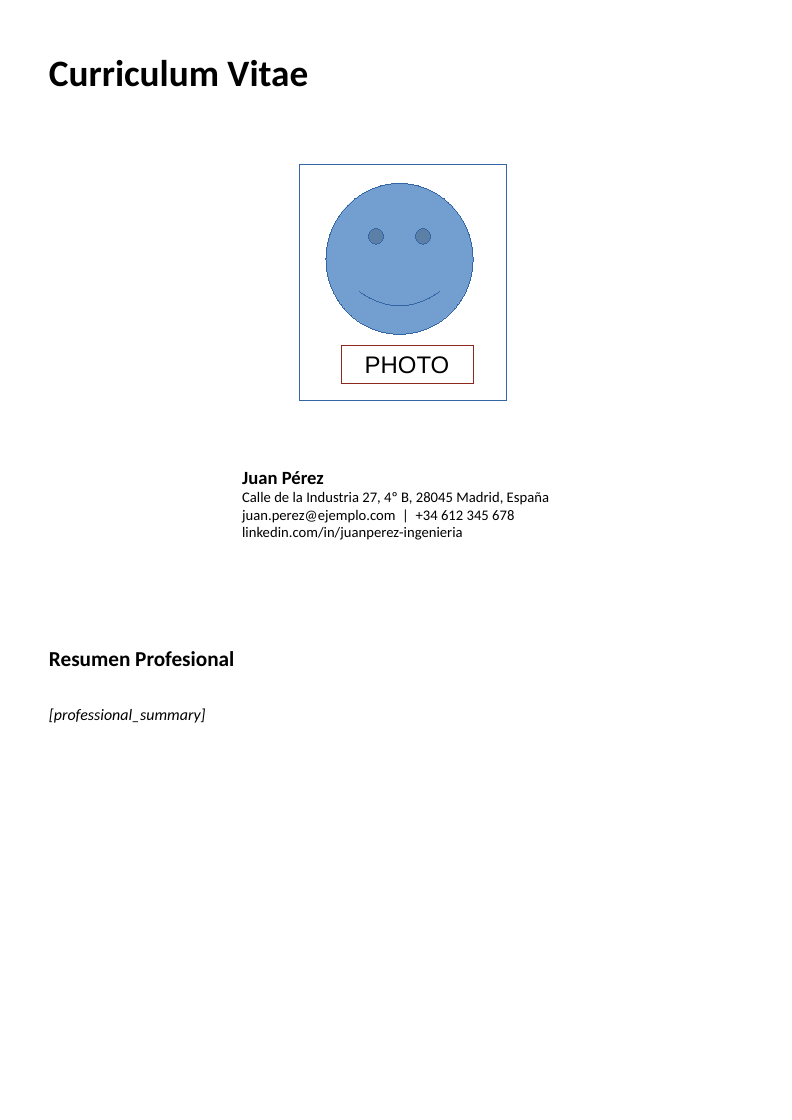
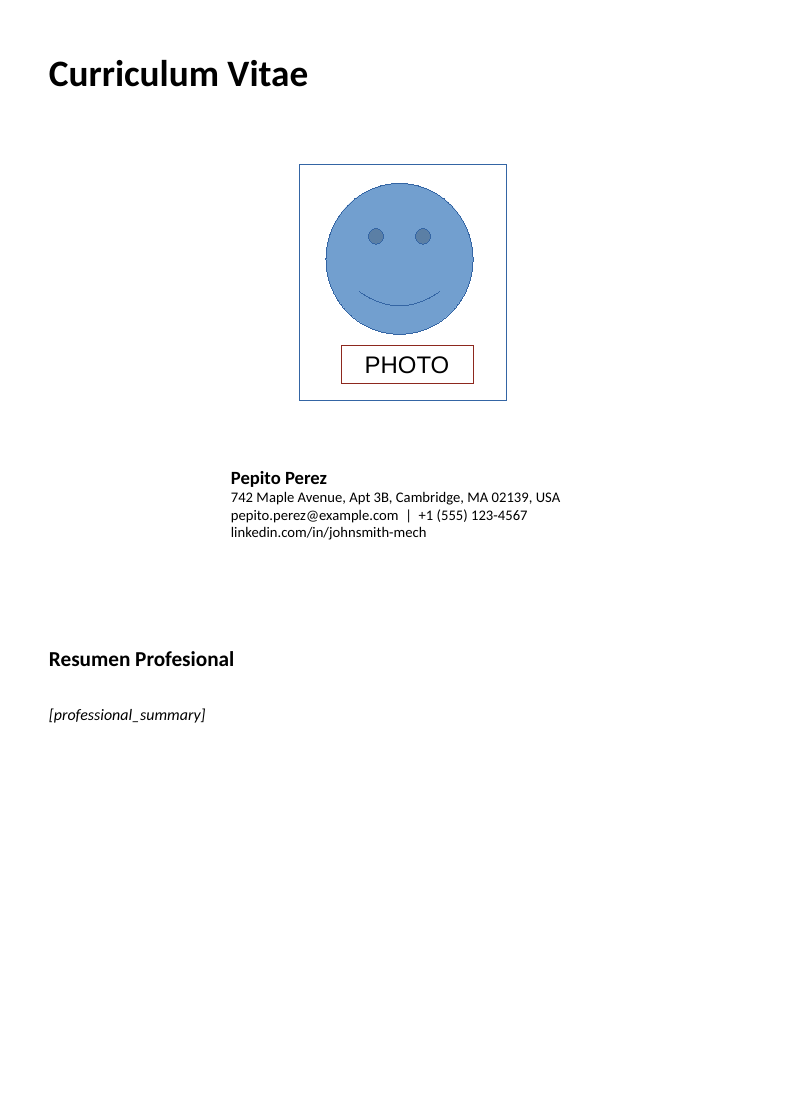
Before and after one commit to juanaponterojas01/Bonfire, a slide deck: slide 1 of examples/templates/es/cv_template.pptx. Drawn at 792x1120 pixels with LibreOffice and Linux fonts; fonts in the diff are those of the drawing. Boxes give left, top, right and bottom in pixels: in the first picture for what was removed or moved away, otherwise in the second. Text is boxed around its words. In the diff, an @@ line names an element or a change of style, - is before the commit and + after.

Commit message:
fix profil extractor example fallback, unify example profils

```diff
--- a/examples/templates/es/cv_template.pptx
+++ b/examples/templates/es/cv_template.pptx
@@ text at <box>231,471,561,540</box>: text changed @@
-Juan Pérez
-Calle de la Industria 27, 4º B, 28045 Madrid, España
-juan.perez@ejemplo.com | +34 612 345 678
-linkedin.com/in/juanperez-ingenieria
+Pepito Perez
+742 Maple Avenue, Apt 3B, Cambridge, MA 02139, USA
+pepito.perez@example.com | +1 (555) 123-4567
+linkedin.com/in/johnsmith-mech
```
Also in this commit, not shown: 1 other slide changed, 13 other files.
